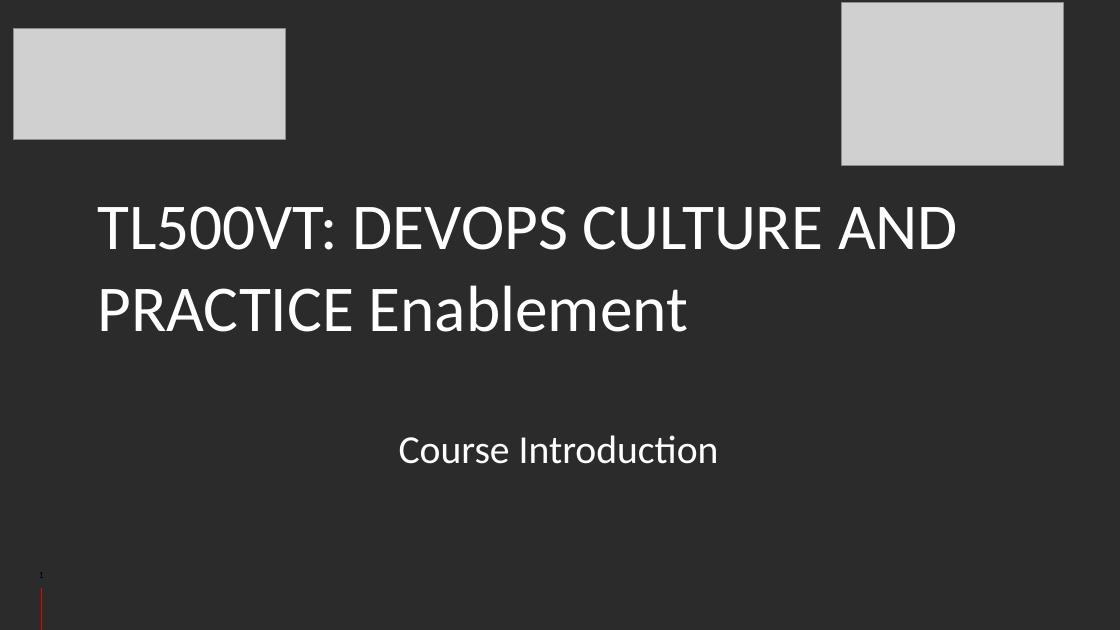
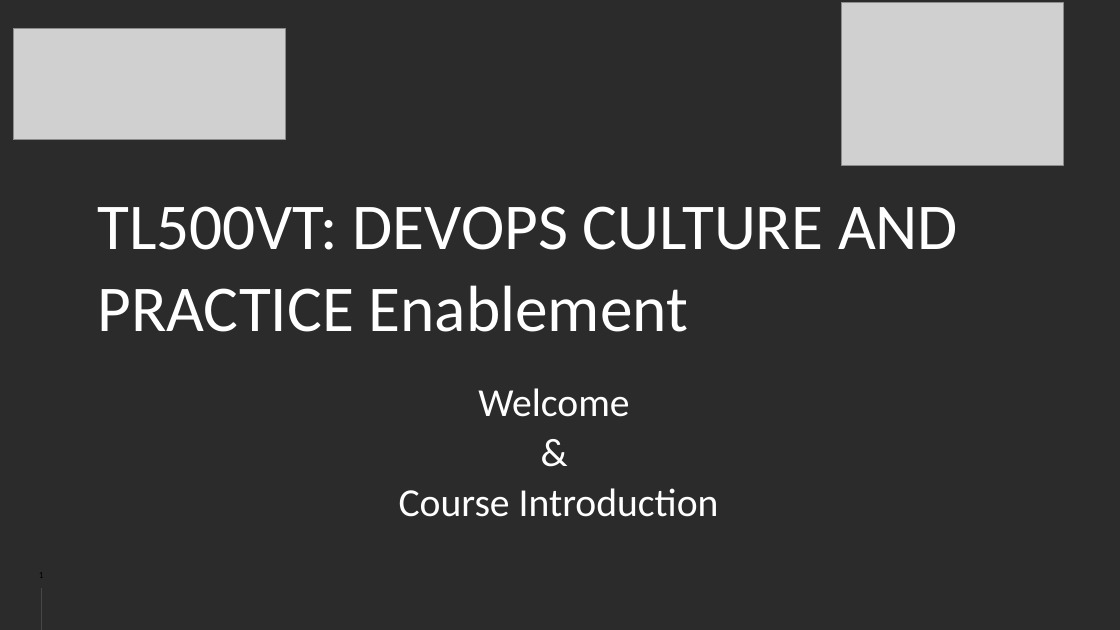
Before and after one commit to ferjosem362/Ansible, a slide deck: slide 1 of TL500VT - Intro.pptx. Drawn at 1120x630 pixels with LibreOffice and Linux fonts; fonts in the diff are those of the drawing; grey boxes stand for pictures; background and template pictures are left out; a plain dark background stands for a picture behind light text. Boxes give left, top, right and bottom in pixels: in the first picture for what was removed or moved away, otherwise in the second. Text is boxed around its words. In the diff, an @@ line names an element or a change of style, - is before the commit and + after.

```diff
--- a/TL500VT - Intro.pptx
+++ b/TL500VT - Intro.pptx
@@ title at <box>399,388,719,517</box>: text changed @@
-Course Introduction
+Welcome
+&
+Course Introduction
```
Also in this commit, not shown: 2 other slides changed, 1 slide added.
